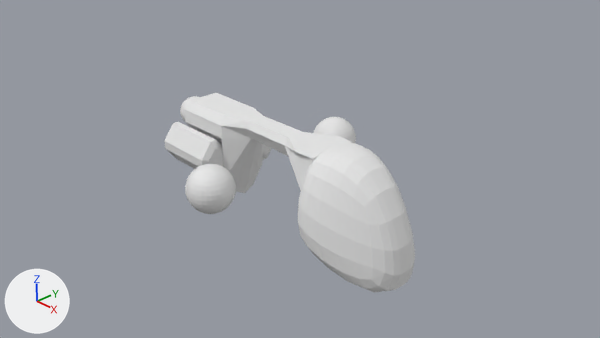
A saved change to the Blender file DescentRemake/Assets/Graphics/Models/player_ship.blend.
The view is the same before and after, from the file's camera 'Camera'. The axes (+X, +Y, +Z) are drawn at lower left. The lights are the same throughout.

In view in the first picture: 'afterburners', 'cockpit', 'hull', 'placeholdEng'.
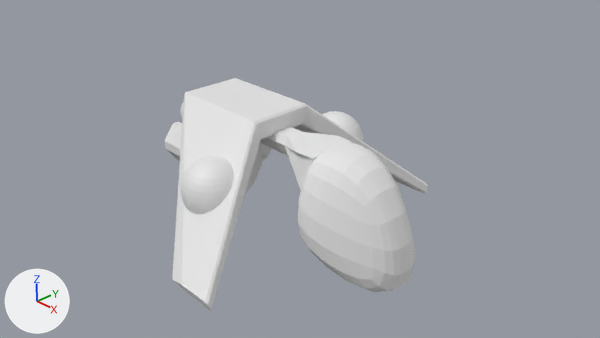
Changed parts and their boxes (x1, y1, x2, y2) in the pictures (600 x 338 px):
'wings', shown: after (172, 78, 428, 311)
'placeholdEng', moved, rescaled (7% wider, 6% taller): before (185, 117, 356, 214); after (180, 111, 363, 214)
'hull', unchanged, covered by the edit: before (185, 93, 352, 193); after (245, 127, 352, 193)
'afterburners', unchanged, covered by the edit: before (164, 122, 272, 169); after (164, 122, 272, 161)

The edits, one by one:
me_sphere_001 has 482 vertices, 512 faces and spans x -0.421..0.421, y -0.421..0.421, z -0.421..0.421.
me_sphere_001 is used by ob_placeholdeng; location (-0.06, -1.38, 0.54); scale (0.932, 0.932, 0.932).
me_sphere_001 part 1: the whole mesh is scaled about its middle by 1.2.
Object 'placeholdEng' (ob_placeholdeng) is rescaled from (0.932, 0.932, 0.932) to (1.0, 1.0, 1.0).
Object 'placeholdEng' (ob_placeholdeng) moves from (-0.06, -1.38, 0.54) to (-0.02, -1.36, 0.54).
Object 'wings' (ob_wings) is now shown.
